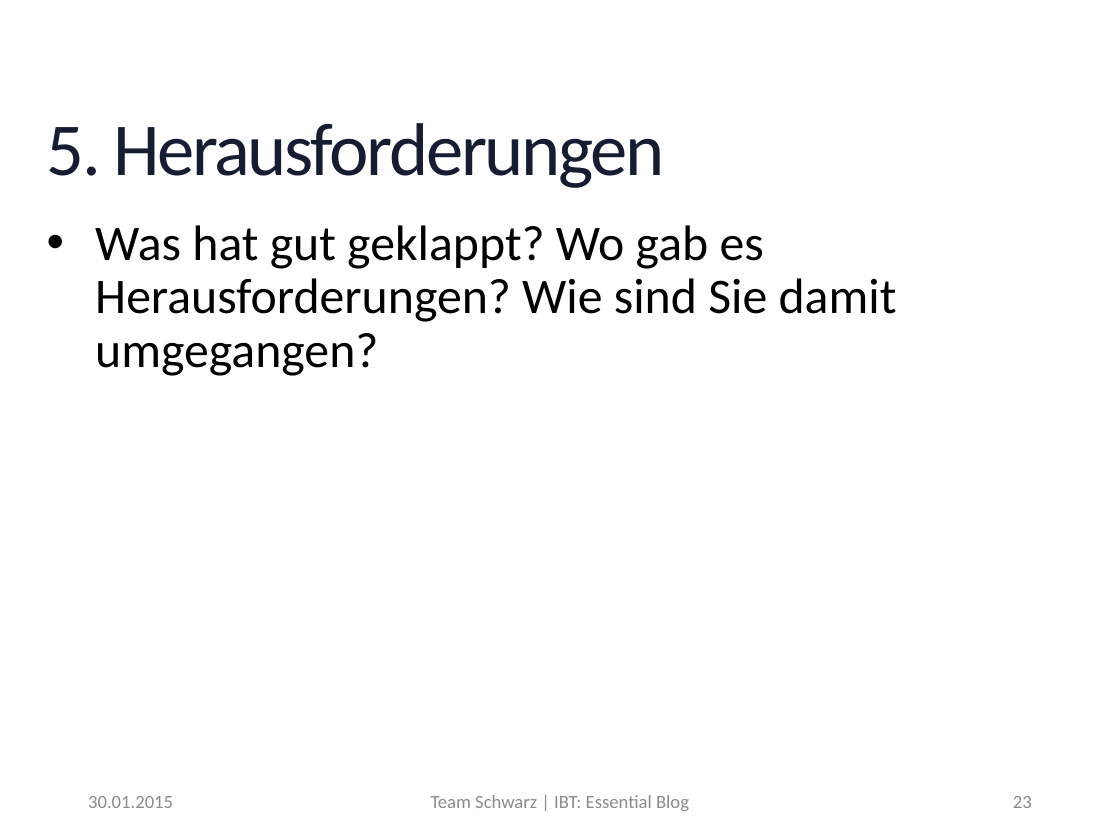
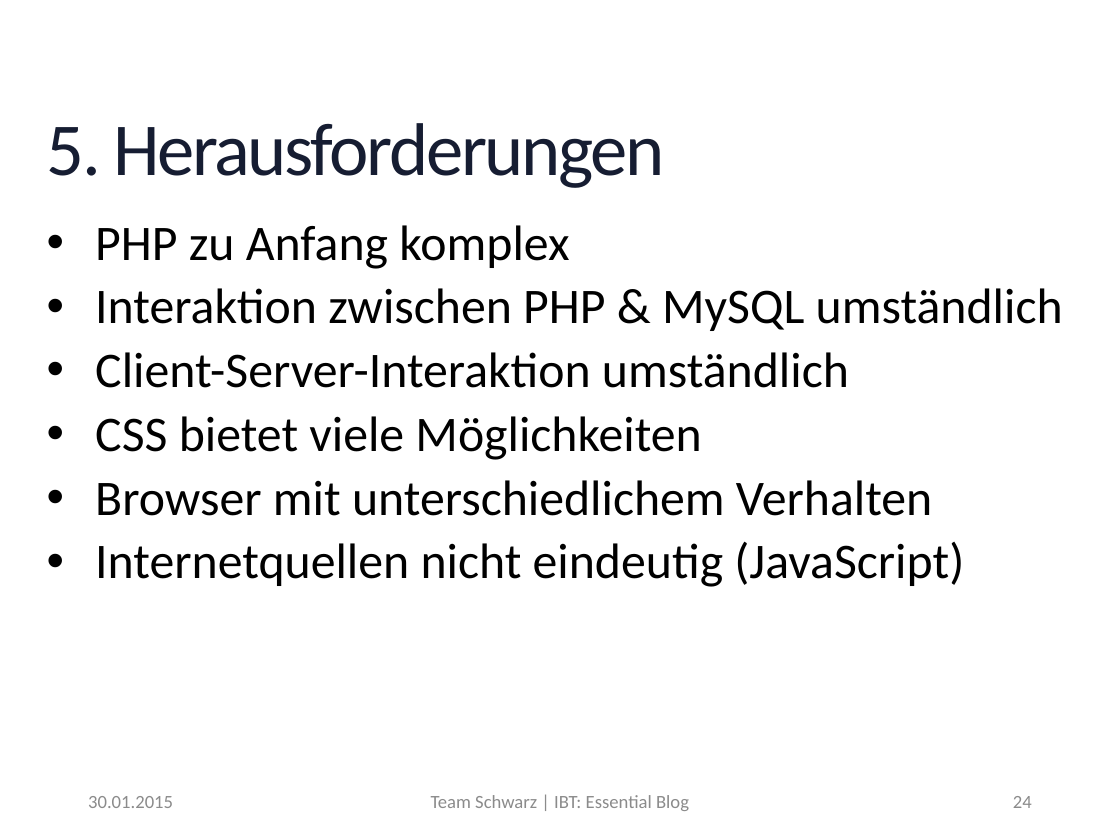
Before and after one commit to MrXXX92/EssentialBlog, a slide deck: slide 24 of Notizen/Präsentation_EssentialBlog.pptx (slide 23 before the commit). Drawn at 1120x840 pixels with LibreOffice and Linux fonts; fonts in the diff are those of the drawing; background and template pictures are left out. Boxes give left, top, right and bottom in pixels: in the first picture for what was removed or moved away, otherwise in the second. Text is boxed around its words. In the diff, an @@ line names an element or a change of style, - is before the commit and + after.

```diff
--- a/Notizen/Präsentation_EssentialBlog.pptx
+++ b/Notizen/Präsentation_EssentialBlog.pptx
@@ text at (95,225,1063,587): text changed @@
-• Was hat gut geklappt? Wo gab es Herausforderungen? Wie sind Sie damit umgegangen?
+• PHP zu Anfang komplex
+• Interaktion zwischen PHP & MySQL umständlich
+• Client-Server-Interaktion umständlich
+• CSS bietet viele Möglichkeiten
+• Browser mit unterschiedlichem Verhalten
+• Internetquellen nicht eindeutig (JavaScript)
@@ page number at (1013,796,1032,808): text changed @@
-23
+24
```
Also in this commit, not shown: 16 other slides changed, 4 slides added, 6 slides removed, 2 other files.
